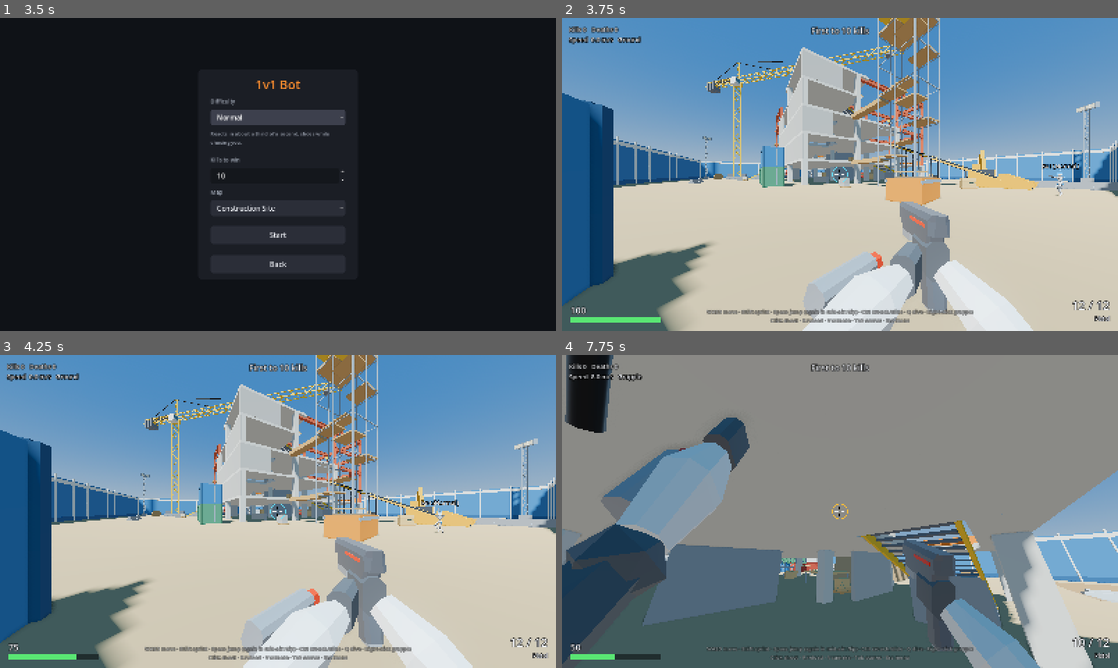
Above: before the commit, frames 1-4 (two rows, left to right).
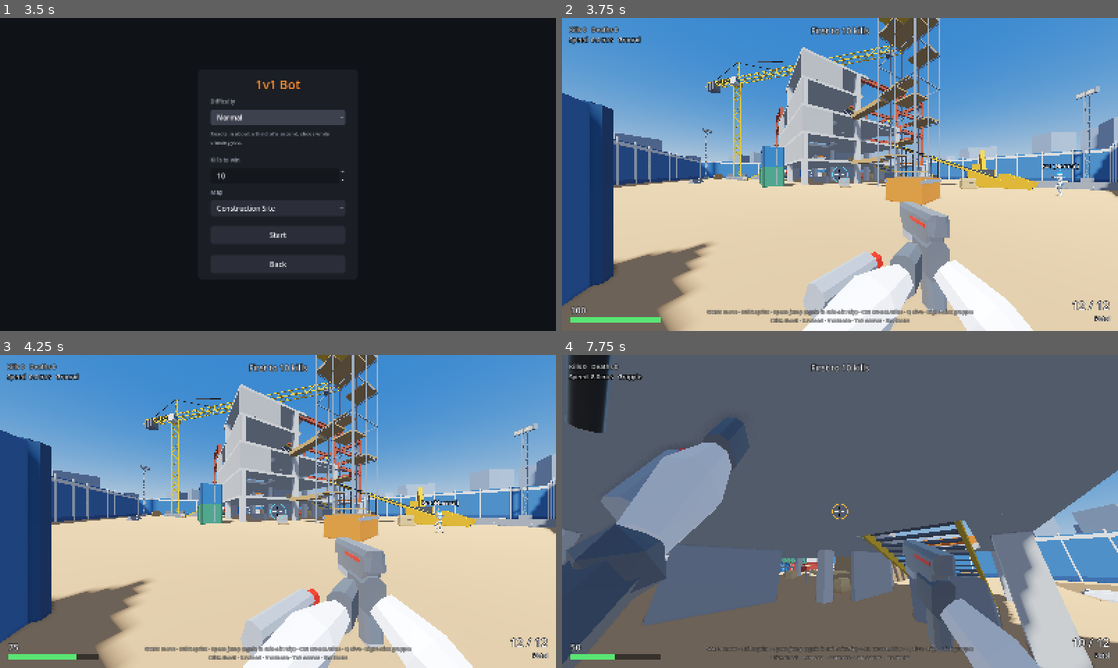
Above: after the commit, the same moments.

Repository: Yellow-Makes-Games/Jumpy-Shooty
Game: Godot game, scene res://game/ui/main_menu.tscn
The game is run twice, just before and just after one commit, with the same random seed, the same clock (stepped at 60 frames per second) and the same inputs.
Inputs (mouse positions are in pixels of both pictures, inside the frame that each line leads up to):
- Up to frame 1 (3.5 s): click "Play" at 0.5 s; click "1v1 Bot" at 1.25 s; click "Normal" at 2 s; click "Normal" at 2.75 s
- Up to frame 2 (3.75 s): click "Start" at 3.5 s
- Up to frame 3 (4.25 s): no input
- Up to frame 4 (7.75 s): move the mouse to (867, 511) at 4.27 s; hold W (move_forward) from 4.28 s (still down); tap Alt (dive) at 4.35, 5.3, 5.85, 6.8, 7.55 s; click (867, 511) at 4.42 s; tap Space (jump) at 4.52, 5.27, 6.77, 7.52 s; move the mouse to (812, 511) at 5.02 s; tap Ctrl (crouch) at 5.1 s; move the mouse to (851, 505) at 5.77 s; move the mouse to (834, 517) at 6.52 s; click (834, 517) at 6.6 s; move the mouse to (878, 514) at 7.27 s; hold Right mouse button (grapple) from 7.28 s (still down)

Frame 1 is identical in both runs. In frame 2, 14% of the frame differs, in the area x 0-100%, y 0-100%; in frame 3, 14%; in frame 4, 69%.

Commit message:
Add look variants for site maps: time of day, palette, skyline
MapScenery looks can now set a fill-light colour, fog, softer shadows, a
punchier tonemap, glowing kinds and lamps. SiteKit carries four looks (clear
midday, golden hour, dusk under floodlights, misty morning) and bakes simple
face shading into the map meshes so plain boxes keep their form in flat light.
The site now sits in a city: ground to the horizon and a skyline of blocks.
tools/map_preview.sh takes --look=NAME.

Co-Authored-By: Claude Fable 5.2 <noreply@anthropic.com>
Claude-Session: https://claude.ai/code/session_01HFmWSw2QVoT1eSLxWkUgGr

Diff:
--- a/game/arena/construction_site.gd
+++ b/game/arena/construction_site.gd
@@ -87,6 +87,7 @@
 	_yard()
 	hoarding(HALF, FENCE_HEIGHT)
 	_spawns()
+	surroundings(HALF + 6.0)
 	return self
 
 
@@ -234,6 +235,12 @@
 	# The gap in the middle is the launch spot for grapple swings off the girders above
 	barrier(Vector3(-12.5, 12, 5.9), Vector3(-1.6, 12, 5.9))
 	barrier(Vector3(1.6, 12, 5.9), Vector3(4, 12, 5.9))
+
+	# Work lights under the ceilings (lit when the look has lamps on)
+	work_light(Vector3(8, 7.4, 10))
+	work_light(Vector3(-8, 11.4, -4))
+	work_light(Vector3(-7, 15.4, -10))
+	work_light(Vector3(-9, 19.4, -9))
 
 	# 16 m floor
 	pallet(Vector3(3, 16, -7), 0.4, "bags")
@@ -380,7 +387,7 @@
 	# Floodlight masts in the corners: 15 m up, something to swing from
 	for sx in [-1, 1]:
 		for sz in [-1, 1]:
-			light_mast(Vector3(sx * 37.5, 0, sz * 37.5), 15.0)
+			light_mast(Vector3(sx * 37.5, 0, sz * 37.5), 18.0)
 
 
 func _spawns() -> void:
--- a/game/arena/map_layout.gd
+++ b/game/arena/map_layout.gd
@@ -12,6 +12,7 @@
 var pieces: Array = []
 var spawns: Array = []   ## Array of [Vector3 position, float yaw]
 var signs: Array = []    ## Array of {"pos", "text", "yaw", "size"}; yaw NAN = always faces the camera
+var lights: Array = []   ## Lamps, lit only if the look says "lamps": {"pos", "range", "energy", "color", "toward" (a spot's target, or null), "angle"}
 
 
 ## The name players see.
@@ -34,6 +35,11 @@
 	return false
 
 
+## Darkens faces by the way they point (see MapMesher). Vector3.ONE = off.
+func face_shade() -> Vector3:
+	return Vector3.ONE
+
+
 ## Falling below this height counts as falling out of the map.
 func kill_height() -> float:
 	return -25.0
@@ -49,7 +55,7 @@
 	return Vector3(0, 5.5, 0)
 
 
-## Sky, sun and fog. See Arena._build_environment for the keys.
+## Sky, sun, fog and lamps. See MapScenery.DEFAULT_LOOK for the keys.
 func look() -> Dictionary:
 	return {}
 
@@ -125,6 +131,11 @@
 	return piece
 
 
+## A lamp. With `toward` it is a floodlight aimed there; without, it shines all round.
+func _light(pos: Vector3, reach: float, energy: float, color: Color, toward: Variant = null, angle: float = 40.0) -> void:
+	lights.append({"pos": pos, "range": reach, "energy": energy, "color": color, "toward": toward, "angle": angle})
+
+
 func _spawn(pos: Vector3, look_at: Vector3) -> void:
 	var to := look_at - pos
 	spawns.append([pos + Vector3(0, 0.2, 0), atan2(-to.x, -to.z)])
@@ -148,7 +159,7 @@
 		body.add_child(shape)
 	if materials.is_empty():
 		return
-	var meshes := MapMesher.build(pieces)
+	var meshes := MapMesher.build(pieces, face_shade())
 	for kind in meshes:
 		var mesh := MeshInstance3D.new()
 		mesh.name = "Mesh_%s" % kind
--- a/game/arena/map_mesher.gd
+++ b/game/arena/map_mesher.gd
@@ -3,6 +3,12 @@
 ## Turns a map's pieces into meshes: one mesh per kind (material), with every piece
 ## of that kind merged into it, so a map of a few thousand pieces draws in a handful
 ## of calls. Faces are flat-shaded; a piece's tint goes into the vertex colours.
+##
+## `shade` darkens faces by the way they point, baked into the vertex colours:
+## (faces looking along x, faces looking along z, faces looking down); tops stay
+## at 1. It gives plain boxes some form even in flat light. Vector3.ONE = off.
+
+static var _shade := Vector3.ONE
 
 const BOX_FACES := [   # normal, then the two in-plane axes (u, v) with u x v = normal
 	[Vector3(1, 0, 0), Vector3(0, 0, -1), Vector3(0, 1, 0)],
@@ -15,7 +21,8 @@
 
 
 ## kind -> ArrayMesh
-static func build(pieces: Array) -> Dictionary:
+static func build(pieces: Array, shade: Vector3 = Vector3.ONE) -> Dictionary:
+	_shade = shade
 	var by_kind := {}
 	for piece in pieces:
 		if piece.get("hidden", false):
@@ -46,6 +53,7 @@
 	var verts: PackedVector3Array = buf[0]
 	var normals: PackedVector3Array = buf[1]
 	var colors: PackedColorArray = buf[2]
+	color = _shaded(color, n)
 	for v in [a, c, b, a, d, c]:   # Godot's front faces are clockwise
 		verts.append(v)
 		normals.append(n)
@@ -97,7 +105,17 @@
 	var verts: PackedVector3Array = buf[0]
 	var normals: PackedVector3Array = buf[1]
 	var colors: PackedColorArray = buf[2]
+	color = _shaded(color, n)
 	for v in [a, c, b]:
 		verts.append(v)
 		normals.append(n)
 		colors.append(color)
+
+
+static func _shaded(color: Color, n: Vector3) -> Color:
+	if _shade == Vector3.ONE:
+		return color
+	var flat := n.x * n.x + n.z * n.z
+	var side: float = lerpf(_shade.x, _shade.y, n.z * n.z / flat) if flat > 0.0001 else 1.0
+	var k: float = lerpf(side, 1.0, n.y) if n.y >= 0.0 else lerpf(side, _shade.z, -n.y)
+	return Color(color.r * k, color.g * k, color.b * k, color.a)
--- a/game/arena/map_scenery.gd
+++ b/game/arena/map_scenery.gd
@@ -14,6 +14,13 @@
 	"sun_color": Color(1, 1, 1),
 	"shadow_distance": 120.0,
 	"roughness": 0.85,
+	# Optional extras (leave out for none):
+	#   "ambient_color": Color   fill light of this colour instead of the sky's
+	#   "shadow_opacity": float  below 1 softens the sun's shadows
+	#   "fog_color": Color, "fog_density": float   haze that thickens with distance
+	#   "tonemap": "filmic", "white": float   punchier colours than the default (AgX)
+	#   "lamps": true            switch on the map's lamps (MapLayout.lights)
+	#   "glow": {kind: energy}   kinds that shine (lamp faces, signs)
 }
 
 
@@ -32,7 +39,16 @@
 	env.sky = sky
 	env.ambient_light_source = Environment.AMBIENT_SOURCE_SKY
 	env.ambient_light_energy = look.ambient_energy
-	env.tonemap_mode = Environment.TONE_MAPPER_AGX
+	if look.has("ambient_color"):
+		env.ambient_light_source = Environment.AMBIENT_SOURCE_COLOR
+		env.ambient_light_color = look.ambient_color
+	if look.get("fog_density", 0.0) > 0.0:
+		env.fog_enabled = true
+		env.fog_light_color = look.fog_color
+		env.fog_density = look.fog_density
+		env.fog_sky_affect = 0.0
+	env.tonemap_mode = Environment.TONE_MAPPER_FILMIC if look.get("tonemap", "") == "filmic" else Environment.TONE_MAPPER_AGX
+	env.tonemap_white = look.get("white", 1.0)
 	env.ssao_enabled = true
 	env.glow_enabled = true
 	var we := WorldEnvironment.new()
@@ -43,6 +59,7 @@
 	sun.light_energy = look.sun_energy
 	sun.light_color = look.sun_color
 	sun.shadow_enabled = true
+	sun.shadow_opacity = look.get("shadow_opacity", 1.0)
 	sun.directional_shadow_max_distance = look.shadow_distance
 	parent.add_child(sun)
 
@@ -53,6 +70,26 @@
 	level.name = "Level"
 	parent.add_child(level)
 	layout.instantiate(level, materials(layout))
+	if layout.look().get("lamps", false):
+		for l in layout.lights:
+			var lamp: Light3D
+			if l.toward == null:
+				var omni := OmniLight3D.new()
+				omni.omni_range = l.range
+				omni.omni_attenuation = 0.7
+				lamp = omni
+			else:
+				var spot := SpotLight3D.new()
+				spot.spot_range = l.range
+				spot.spot_angle = l.angle
+				spot.spot_attenuation = 0.5
+				lamp = spot
+			lamp.light_color = l.color
+			lamp.light_energy = l.energy
+			level.add_child(lamp)
+			lamp.position = l.pos
+			if l.toward != null:
+				lamp.look_at(l.toward)
 	return level
 
 
@@ -96,6 +133,11 @@
 			m.uv1_scale = Vector3(0.25, 0.25, 0.25)  # one grid square per 4 m (sub-lines every 1 m)
 		m.roughness = look.roughness
 		m.vertex_color_use_as_albedo = true
+		var shine: float = look.get("glow", {}).get(kind, 0.0)
+		if shine > 0.0:
+			m.emission_enabled = true
+			m.emission = colors[kind]
+			m.emission_energy_multiplier = shine
 		result[kind] = m
 	return result
 
--- a/game/arena/site_kit.gd
+++ b/game/arena/site_kit.gd
@@ -11,8 +11,8 @@
 const CONTAINER_H := 2.6
 
 const COLORS := {
-	"dirt": Color(0.76, 0.63, 0.46),
-	"dirt_dark": Color(0.62, 0.50, 0.37),
+	"dirt": Color(0.72, 0.58, 0.41),
+	"dirt_dark": Color(0.58, 0.46, 0.33),
 	"gravel": Color(0.66, 0.64, 0.60),
 	"concrete": Color(0.80, 0.80, 0.78),
 	"concrete_dark": Color(0.60, 0.62, 0.64),
@@ -44,8 +44,108 @@
 	"cable": Color(0.12, 0.13, 0.15),
 	"weight": Color(0.46, 0.48, 0.52),
 	"lamp": Color(1.0, 0.97, 0.85),
-	"backdrop": Color(0.66, 0.72, 0.80),
+	"backdrop": Color(0.62, 0.70, 0.80),
+	"street": Color(0.50, 0.50, 0.50),
 }
+
+## Time of day and palette. "look" holds MapScenery look keys; "colors" replaces
+## entries of COLORS.
+const LOOKS := {
+	"midday": {
+		"label": "Clear midday",
+		"look": {
+			"sky_top": Color(0.22, 0.48, 0.86),
+			"sky_horizon": Color(0.78, 0.88, 0.96),
+			"ground_horizon": Color(0.80, 0.80, 0.78),
+			"ground_bottom": Color(0.74, 0.74, 0.72),
+			"ambient_color": Color(0.70, 0.77, 0.92),
+			"ambient_energy": 0.55,
+			"sun_angles": Vector3(-58, -150, 0),
+			"sun_energy": 0.9,
+			"tonemap": "filmic",
+			"white": 2.6,
+			"sun_color": Color(1.0, 0.96, 0.88),
+			"shadow_distance": 220.0,
+		},
+	},
+	"golden": {
+		"label": "Golden hour",
+		"look": {
+			"sky_top": Color(0.24, 0.36, 0.66),
+			"sky_horizon": Color(1.0, 0.74, 0.50),
+			"ground_horizon": Color(0.92, 0.68, 0.50),
+			"ground_bottom": Color(0.62, 0.47, 0.40),
+			"ambient_color": Color(0.52, 0.52, 0.76),
+			"ambient_energy": 0.75,
+			"sun_angles": Vector3(-17, -128, 0),
+			"sun_energy": 1.7,
+			"sun_color": Color(1.0, 0.68, 0.40),
+			"shadow_distance": 260.0,
+			"fog_color": Color(1.0, 0.76, 0.56),
+			"fog_density": 0.0012,
+			"tonemap": "filmic",
+			"white": 2.4,
+		},
+	},
+	"dusk": {
+		"label": "Dusk under floodlights",
+		"look": {
+			"sky_top": Color(0.05, 0.07, 0.20),
+			"sky_horizon": Color(0.86, 0.45, 0.42),
+			"ground_horizon": Color(0.36, 0.26, 0.36),
+			"ground_bottom": Color(0.10, 0.10, 0.16),
+			"ambient_color": Color(0.30, 0.32, 0.52),
+			"ambient_energy": 0.7,
+			"sun_angles": Vector3(-34, -150, 0),   # the "sun" is the floodlights' glare
+			"sun_energy": 0.8,
+			"sun_color": Color(1.0, 0.90, 0.74),
+			"tonemap": "filmic",
+			"white": 1.6,
+			"shadow_distance": 220.0,
+			"fog_color": Color(0.20, 0.20, 0.36),
+			"fog_density": 0.002,
+			"lamps": true,
+			"glow": {"lamp": 4.0},
+		},
+		"colors": {
+			"backdrop": Color(0.20, 0.21, 0.30),
+			"street": Color(0.36, 0.36, 0.42),
+			"hoarding": Color(0.22, 0.36, 0.56),
+			"hoarding_base": Color(0.16, 0.27, 0.44),
+		},
+	},
+	"mist": {
+		"label": "Misty morning, muted palette",
+		"look": {
+			"sky_top": Color(0.62, 0.70, 0.80),
+			"sky_horizon": Color(0.90, 0.90, 0.88),
+			"ground_horizon": Color(0.86, 0.86, 0.84),
+			"ground_bottom": Color(0.72, 0.72, 0.72),
+			"ambient_color": Color(0.88, 0.90, 0.94),
+			"ambient_energy": 0.95,
+			"sun_angles": Vector3(-48, -150, 0),
+			"sun_energy": 0.8,
+			"sun_color": Color(1.0, 0.97, 0.92),
+			"shadow_opacity": 0.55,
+			"shadow_distance": 220.0,
+			"fog_color": Color(0.88, 0.90, 0.92),
+			"fog_density": 0.0045,
+		},
+		"colors": {
+			"hoarding": Color(0.27, 0.50, 0.43),
+			"hoarding_base": Color(0.19, 0.38, 0.33),
+			"steel": Color(0.36, 0.50, 0.58),
+			"crane": Color(0.92, 0.50, 0.20),
+			"stair_side": Color(0.92, 0.50, 0.20),
+			"machine": Color(0.90, 0.70, 0.24),
+			"barrier": Color(0.90, 0.36, 0.22),
+			"dirt": Color(0.70, 0.62, 0.52),
+			"backdrop": Color(0.80, 0.83, 0.86),
+		},
+	},
+}
+
+var look_name := "midday"
 
 var _rng := RandomNumberGenerator.new()
 var _plates: Array = []   # [top, Rect2] of every floor plate, for floor_at()
@@ -56,21 +156,17 @@
 
 
 func kind_colors() -> Dictionary:
-	return COLORS
+	var colors := COLORS.duplicate()
+	colors.merge(LOOKS[look_name].get("colors", {}), true)
+	return colors
 
 
 func look() -> Dictionary:
-	return {
-		"sky_top": Color(0.24, 0.50, 0.86),
-		"sky_horizon": Color(0.76, 0.86, 0.95),
-		"ground_horizon": Color(0.80, 0.80, 0.78),
-		"ground_bottom": Color(0.74, 0.74, 0.72),
-		"ambient_energy": 1.0,
-		"sun_angles": Vector3(-58, -150, 0),
-		"sun_energy": 1.25,
-		"sun_color": Color(1.0, 0.96, 0.88),
-		"shadow_distance": 220.0,
-	}
+	return LOOKS[look_name].look
+
+
+func face_shade() -> Vector3:
+	return Vector3(0.93, 0.84, 0.66)
 
 
 # ---------------------------------------------------------------------------
@@ -457,6 +553,32 @@
 		_part(base + Vector3(0, height, 0), yaw, Vector3(-1.05 + i * 0.7, 0.5, -0.27), Vector3(0.55, 0.7, 0.06), "lamp", false)
 
 
+## The world outside the fence: flat ground to the horizon and a ring of plain
+## blocks for a skyline, taller the further off they are. Drawn only. `half` is
+## where the site's own ground ends.
+func surroundings(half: float, reach: float = 420.0) -> void:
+	_span(-reach, reach, -1, -0.03, -reach, -half, "street", false)
+	_span(-reach, reach, -1, -0.03, half, reach, "street", false)
+	_span(-reach, -half, -1, -0.03, -half, half, "street", false)
+	_span(half, reach, -1, -0.03, -half, half, "street", false)
+	var count := 72
+	for i in count:
+		var ang := TAU * i / count + _rng.randf_range(-0.03, 0.03)
+		var far := _rng.randf()
+		var dist := half + 70.0 + far * 190.0
+		var h := _rng.randf_range(8.0, 20.0) * (1.0 + far * 2.2)
+		var block := _obox(Vector3(cos(ang) * dist, h * 0.5, sin(ang) * dist),
+			Vector3(_rng.randf_range(12, 26), h, _rng.randf_range(12, 26)), _rng.randf_range(0.0, PI), "backdrop", false)
+		_shade(block, _rng.randf_range(0.80, 1.05))
+
+
+## A work light hanging under a ceiling at `pos`.
+func work_light(pos: Vector3, reach: float = 14.0) -> void:
+	_box(pos + Vector3(0, 0.25, 0), Vector3(0.04, 0.5, 0.04), "cable", false)
+	_box(pos, Vector3(0.5, 0.12, 0.5), "lamp", false)
+	_light(pos - Vector3(0, 0.3, 0), reach, 3.5, Color(1.0, 0.82, 0.56))
+
+
 ## A cement silo on legs.
 func silo(base: Vector3, radius: float = 2.2, height: float = 12.0) -> void:
 	var legs := 3.0
--- a/tools/map_preview.gd
+++ b/tools/map_preview.gd
@@ -3,7 +3,7 @@
 ## corner and a top-down plan. Used by tools/map_preview.sh.
 ##
 ##   godot --path . --script tools/map_preview.gd -- --map=res://path/to/map.gd --out=DIR
-##       [--shots=sw;ne;top] [--size=1600x900] [--no-signs]
+##       [--shots=sw;ne;top] [--size=1600x900] [--no-signs] [--look=NAME]
 ##
 ## Shots (separated by ";"): a corner or side to look from (sw, se, nw, ne, s, n, e,
 ## w), "top" (a plan), "cutY" (a plan with everything above height Y sliced off, to
@@ -29,6 +29,7 @@
 	var shots := "sw;ne;top"
 	var size := Vector2i(1600, 900)
 	var show_signs := true
+	var look_name := ""
 	for arg in OS.get_cmdline_user_args():
 		if arg.begins_with("--map="):
 			map_path = arg.substr(6)
@@ -40,6 +41,8 @@
 			size = Vector2i(int(arg.substr(7).get_slice("x", 0)), int(arg.substr(7).get_slice("x", 1)))
 		elif arg == "--no-signs":
 			show_signs = false
+		elif arg.begins_with("--look="):
+			look_name = arg.substr(7)
 	var script: GDScript = load(map_path) if map_path != "" else null
 	if script == null:
 		push_error("map_preview: give --map=res://... (a MapLayout script)")
@@ -47,6 +50,9 @@
 		return
 	_prefix = map_path.get_file().get_basename()
 	_layout = script.new().build()
+	if look_name != "":
+		_layout.set("look_name", look_name)
+		_prefix += "_" + look_name
 	if not show_signs:
 		_layout.signs.clear()
 	root.size = size
